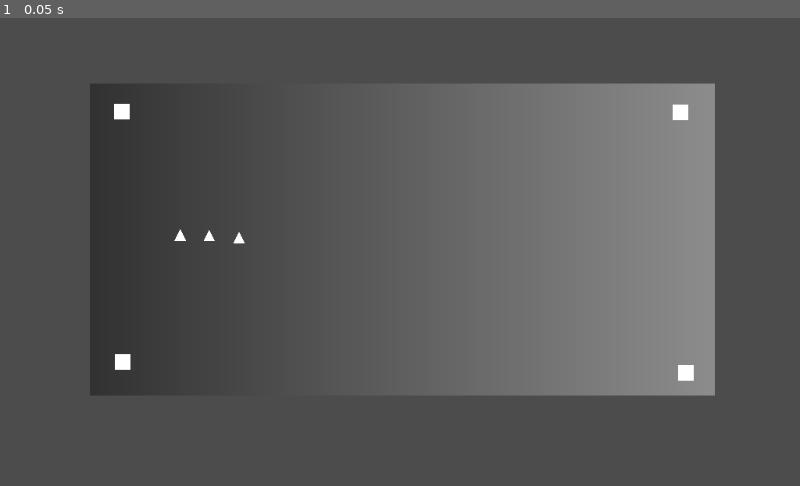
Above: before the commit, frame 1.
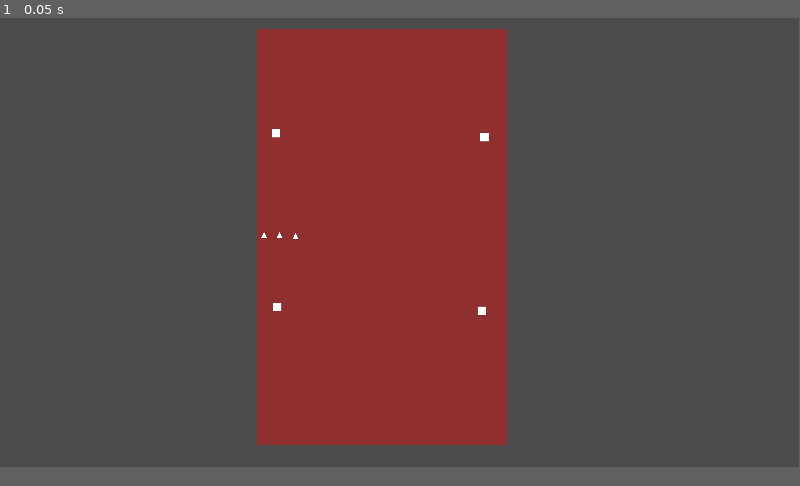
Above: after the commit, the same moment.

Repository: Bedwinnjamin/Rocket-Oblivion
Game: Godot game, scene res://Game.tscn
Same seed, same stepped clock (60 frames per second), same inputs: the game is played once before the commit and once after it. The project has no main scene, so this scene is started directly.
Inputs:
- Up to frame 1 (0.05 s): no input
In our replay, the window is 800x468 before the commit and 799x449 after it. These sizes can differ from the game's own. Grey fills any space a smaller window leaves; there, only what the larger window draws over its background counts as a difference.

The runs differ from the first frame. In frame 1, 47% of the frame differs, in the area x 11-90%, y 2-92%.
Error after the commit: Attempt to call function 'connect' in base 'null instance' on a null instance. (res://Station.gd:7)

Commit message:
Base-line work, playing with signals

Diff:
--- /dev/null
+++ b/Crew.gd
@@ -0,0 +1,33 @@
+extends Node2D
+
+signal start_work
+signal stop_work
+
+export (int) var crewmember
+
+var is_selected = false
+var is_moving = false
+var station = 0
+
+# Called when the node enters the scene tree for the first time.
+func _ready():
+	pass # Replace with function body.
+
+#
+func work_station():
+	emit_signal("start_work", station)
+
+func leaving_station():
+	emit_signal("stop_work", station)
+	# start walking to next station
+	#station = next_station
+
+func _input_event(viewport, event, shape_idx):
+	if event.type == InputEvent.MOUSE_BUTTON \
+	and event.button_index == BUTTON_LEFT \
+	and event.pressed:
+		print("Clicked")
+
+# Called every frame. 'delta' is the elapsed time since the previous frame.
+#func _process(delta):
+#	pass
--- a/Crew.tscn
+++ b/Crew.tscn
@@ -1,10 +1,20 @@
-[gd_scene load_steps=2 format=2]
+[gd_scene load_steps=4 format=2]
+
+[ext_resource path="res://Crew.gd" type="Script" id=1]
 
 [sub_resource type="PrismMesh" id=1]
 size = Vector3( 15, 15, 15 )
 
+[sub_resource type="RectangleShape2D" id=2]
+
 [node name="Crew" type="Node2D"]
+script = ExtResource( 1 )
 
-[node name="MeshInstance2D" type="MeshInstance2D" parent="."]
+[node name="Area2D" type="Area2D" parent="."]
+
+[node name="MeshInstance2D" type="MeshInstance2D" parent="Area2D"]
 rotation = 3.14159
 mesh = SubResource( 1 )
+
+[node name="CollisionShape2D" type="CollisionShape2D" parent="Area2D"]
+shape = SubResource( 2 )
--- a/Game.tscn
+++ b/Game.tscn
@@ -6,11 +6,10 @@
 [node name="Game" type="Node"]
 
 [node name="Camera2D" type="Camera2D" parent="."]
-visible = false
 anchor_mode = 0
 
 [node name="Ship" parent="." instance=ExtResource( 1 )]
-position = Vector2( 514.761, 283.687 )
+position = Vector2( 918.63, 526.939 )
 
 [node name="UI" parent="." instance=ExtResource( 2 )]
 visible = false
--- /dev/null
+++ b/Ship.gd
@@ -0,0 +1,11 @@
+extends Node2D
+
+# Called when the node enters the scene tree for the first time.
+func _ready():
+	$Crew.connect("start_work", self, "_start_work")
+	$Crew.connect("stop_work", self, "_stop_work")
+
+
+# Called every frame. 'delta' is the elapsed time since the previous frame.
+#func _process(delta):
+#	pass
--- a/Ship.tscn
+++ b/Ship.tscn
@@ -1,46 +1,43 @@
-[gd_scene load_steps=6 format=2]
+[gd_scene load_steps=5 format=2]
 
 [ext_resource path="res://Station.tscn" type="PackedScene" id=1]
 [ext_resource path="res://Crew.tscn" type="PackedScene" id=2]
+[ext_resource path="res://Ship.gd" type="Script" id=3]
 
 [sub_resource type="CubeMesh" id=1]
 
-[sub_resource type="Gradient" id=2]
-offsets = PoolRealArray( 0.482857, 1 )
-
-[sub_resource type="GradientTexture" id=3]
-gradient = SubResource( 2 )
-
 [node name="Ship" type="Node2D"]
+script = ExtResource( 3 )
 
 [node name="MeshInstance2D" type="MeshInstance2D" parent="."]
-modulate = Color( 0.552941, 0.552941, 0.552941, 1 )
-rotation = 3.14159
-scale = Vector2( 400, 200 )
+modulate = Color( 0.568627, 0.188235, 0.188235, 1 )
+scale = Vector2( 300, 500 )
 mesh = SubResource( 1 )
-texture = SubResource( 3 )
+
+[node name="Crew Members" type="Node2D" parent="."]
+
+[node name="Crew1" parent="Crew Members" instance=ExtResource( 2 )]
+position = Vector2( -208.644, -2.21964 )
+crewmember = 1
+
+[node name="Crew2" parent="Crew Members" instance=ExtResource( 2 )]
+position = Vector2( -246.932, -4.99414 )
+crewmember = 2
+
+[node name="Crew3" parent="Crew Members" instance=ExtResource( 2 )]
+position = Vector2( -284.111, -5.54904 )
+crewmember = 3
 
 [node name="Stations" type="Node2D" parent="."]
 
 [node name="Station" parent="Stations" instance=ExtResource( 1 )]
-position = Vector2( -357.358, 157.593 )
+position = Vector2( -252.594, 168.593 )
 
 [node name="Station2" parent="Stations" instance=ExtResource( 1 )]
-position = Vector2( -358.468, -163.697 )
+position = Vector2( -255.8, -250.127 )
 
 [node name="Station3" parent="Stations" instance=ExtResource( 1 )]
-position = Vector2( 356.249, -162.587 )
+position = Vector2( 245.2, -240.636 )
 
 [node name="Station4" parent="Stations" instance=ExtResource( 1 )]
-position = Vector2( 362.907, 171.465 )
-
-[node name="Crew" type="Node2D" parent="."]
-
-[node name="Crew" parent="Crew" instance=ExtResource( 2 )]
-position = Vector2( -208.644, -2.21964 )
-
-[node name="Crew2" parent="Crew" instance=ExtResource( 2 )]
-position = Vector2( -246.932, -4.99414 )
-
-[node name="Crew3" parent="Crew" instance=ExtResource( 2 )]
-position = Vector2( -284.111, -5.54904 )
+position = Vector2( 239.81, 177.751 )
--- /dev/null
+++ b/Station.gd
@@ -0,0 +1,14 @@
+extends Node2D
+
+export (int) var station_id
+var is_working = false
+
+func _ready():
+	$Crew.connect("start_work", self, "_start_work")
+	$Crew.connect("stop_work", self, "_stop_work")
+
+func _start_work():
+	is_working = true
+
+func _stop_work():
+	is_working = true
--- a/Station.tscn
+++ b/Station.tscn
@@ -1,9 +1,12 @@
-[gd_scene load_steps=2 format=2]
+[gd_scene load_steps=3 format=2]
+
+[ext_resource path="res://Station.gd" type="Script" id=1]
 
 [sub_resource type="CubeMesh" id=1]
 size = Vector3( 20, 20, 20 )
 
 [node name="Station" type="Node2D"]
+script = ExtResource( 1 )
 
 [node name="MeshInstance2D" type="MeshInstance2D" parent="."]
 mesh = SubResource( 1 )
--- a/project.godot
+++ b/project.godot
@@ -18,6 +18,13 @@
 config/name="Game Jam Game"
 config/icon="res://icon.png"
 
+[display]
+
+window/size/width=1920
+window/size/height=1080
+window/size/resizable=false
+window/vsync/use_vsync=false
+
 [rendering]
 
 environment/default_environment="res://default_env.tres"
--- /dev/null
+++ b/signals.gd
@@ -0,0 +1,4 @@
+extends Node
+
+signal start_work
+signal stop_work
